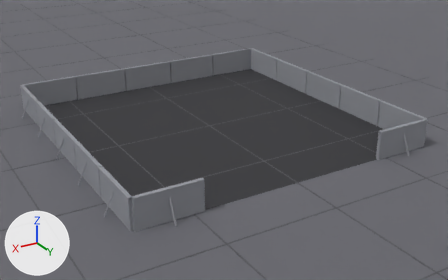
Renders of the glTF model game/assets/environment/ringside.glb from each side of a commit.
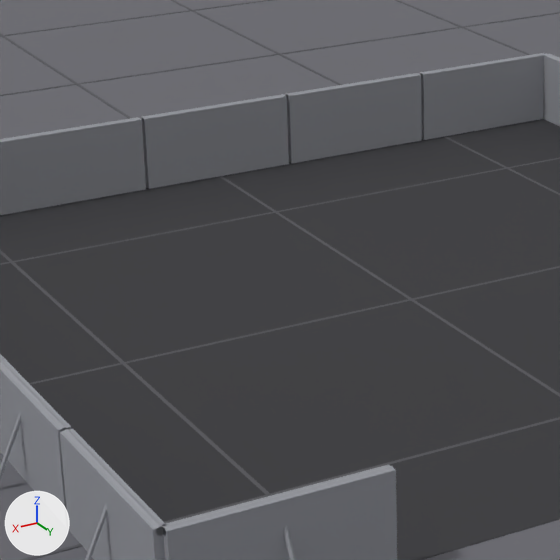
Each version is shown whole from a 50 mm camera at (11.77, 20.79, 8.51) aimed at (-0.29, 0.7, -1.54), then close up on the part from 18% to 57% of the width and 11% to 74% of the height. Every picture has the same lights, and +X, +Y and +Z are marked at lower left. The last two pictures show the newer version.

In view in the first close-up: 'Barricades', 'Floor', 'FloorSeams', 'RingsideMat'.
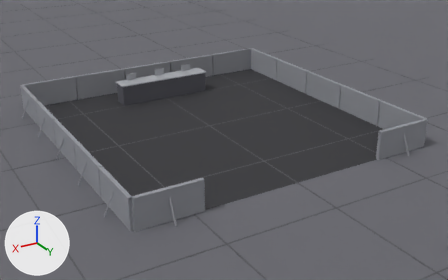
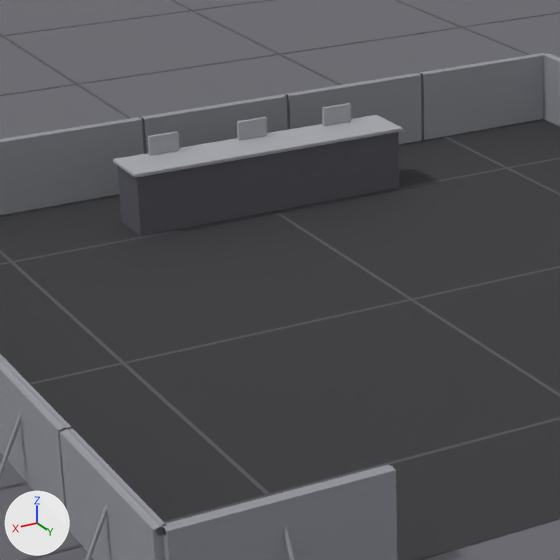
Edits to the bpy script that builds the scene:
```text
Add mat_m_commentarydesktop:
    mat_m_commentarydesktop = principled_material('M_CommentaryDeskTop')
    mat_m_commentarydesktop.base_color = (0.38, 0.39, 0.42)  # grey #a6a8ad
    mat_m_commentarydesktop.roughness = 0.85
Add mat_m_commentarydesk:
    mat_m_commentarydesk = principled_material('M_CommentaryDesk')
    mat_m_commentarydesk.base_color = (0.1, 0.1, 0.12)  # dark grey #595961
    mat_m_commentarydesk.roughness = 0.85
Add me_commentarydesktop:
    me_commentarydesktop.from_pydata(...)  # 96 vertices, 176 faces; spans x -2.14..2.14, y -4.81..-4.0, z -0.2..0.13
    me_commentarydesktop.materials.append(mat_m_commentarydesktop)  # grey #a6a8ad
Add me_commentarydesk:
    me_commentarydesk.from_pydata(...)  # 24 vertices, 44 faces; spans x -2.1..2.1, y -4.76..-4.04, z -1.1..-0.2
    me_commentarydesk.materials.append(mat_m_commentarydesk)  # dark grey #595961
Add ob_commentarydesktop:
    ob_commentarydesktop = bpy.data.objects.new('CommentaryDeskTop', me_commentarydesktop)
    ob_commentarydesktop.location = (0.0, 0.0, 0.0)
Add ob_commentarydesk:
    ob_commentarydesk = bpy.data.objects.new('CommentaryDesk', me_commentarydesk)
    ob_commentarydesk.location = (0.0, 0.0, 0.0)
```

Pixel boxes [x1, y1, x2, y2] of what changed, in the close-ups (560 x 560 px):
'CommentaryDesk', added
    after: [118, 132, 399, 236]
'CommentaryDeskTop', added
    after: [113, 103, 403, 178]
